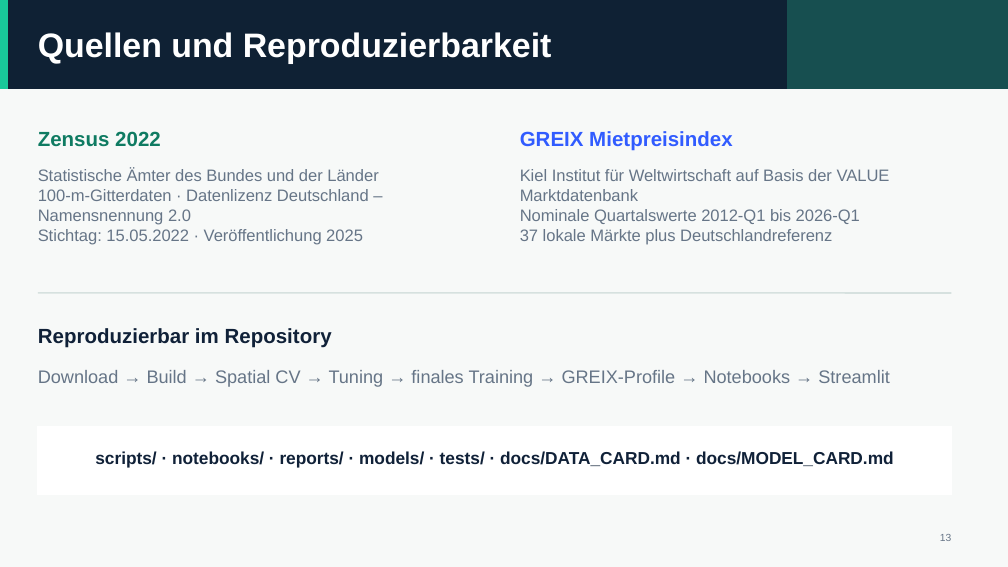
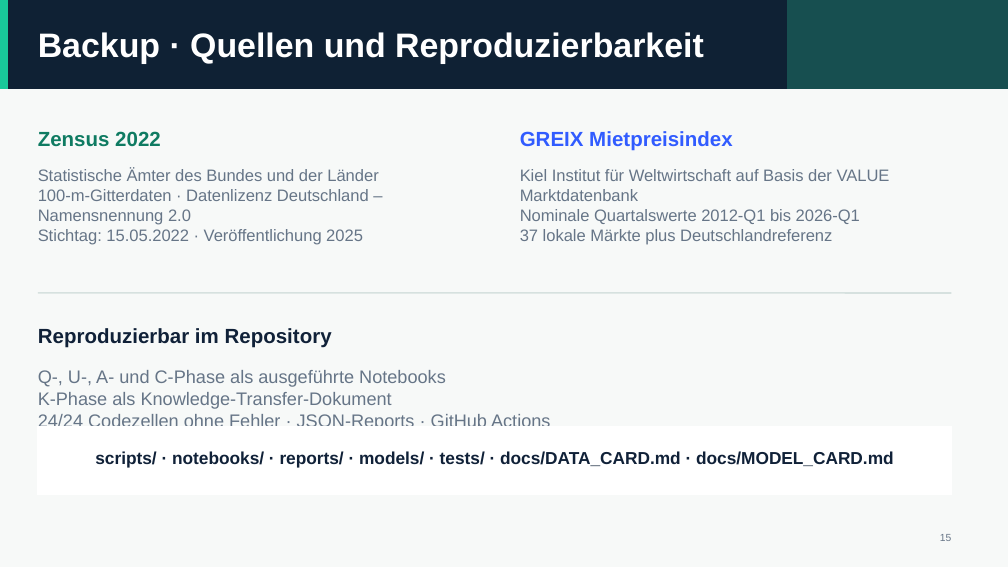
Before and after one commit to neleknaak-31/MietCheck, a slide deck: slide 15 of deliverables/MietCheck_Praesentation.pptx (slide 13 before the commit). Drawn at 1008x567 pixels with LibreOffice and Linux fonts; fonts in the diff are those of the drawing. Boxes give left, top, right and bottom in pixels: in the first picture for what was removed or moved away, otherwise in the second. Text is boxed around its words. In the diff, an @@ line names an element or a change of style, - is before the commit and + after.

Commit message:
QUA³CK-Notebooks und Präsentation an Prüfungsvorgaben ausrichten (#3)
* Align QUA3CK notebooks and presentation

* Format notebook generator

```diff
--- a/deliverables/MietCheck_Praesentation.pptx
+++ b/deliverables/MietCheck_Praesentation.pptx
@@ text at (x1=38, y1=32, x2=704, y2=64): text changed @@
-Quellen und Reproduzierbarkeit
+Backup · Quellen und Reproduzierbarkeit
@@ text at (x1=38, y1=370, x2=550, y2=452): text changed @@
-Download → Build → Spatial CV → Tuning → finales Training → GREIX-Profile → Notebooks → Streamlit
+Q-, U-, A- und C-Phase als ausgeführte Notebooks
+K-Phase als Knowledge-Transfer-Dokument
+24/24 Codezellen ohne Fehler · JSON-Reports · GitHub Actions
+Model/Data/Risk Cards · MLflow Registry · Docker
```
Also in this commit, not shown: 10 other slides changed, 4 slides added, 3 slides removed, 35 other files.
